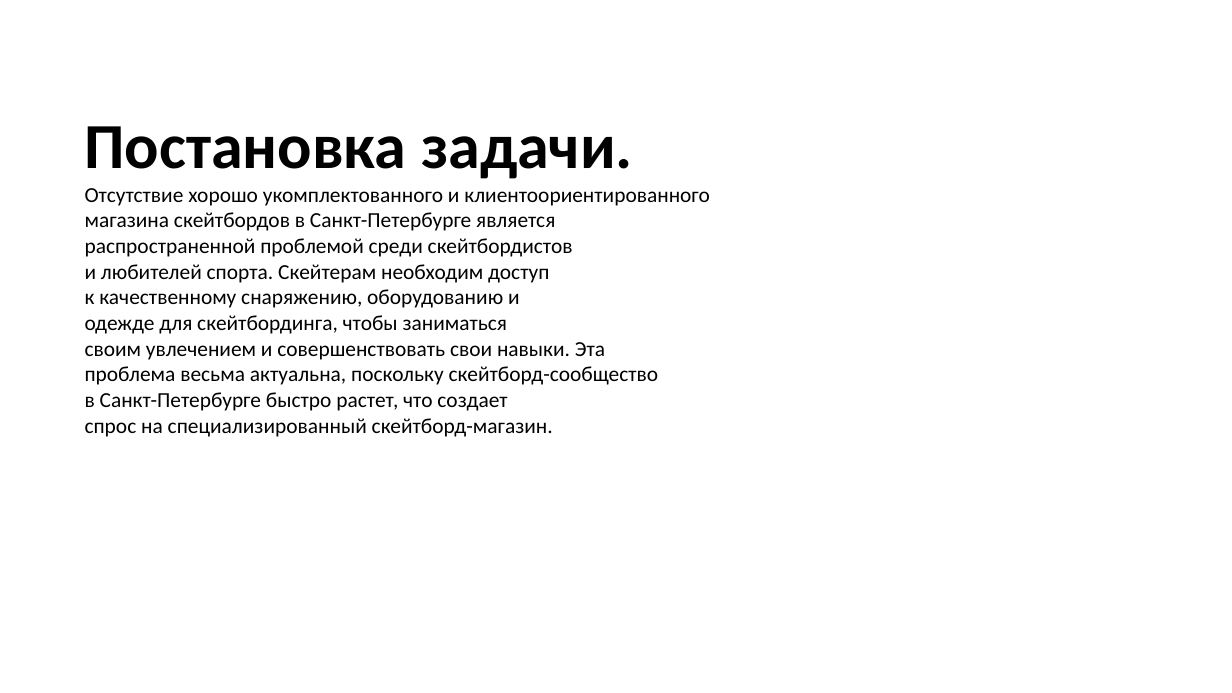
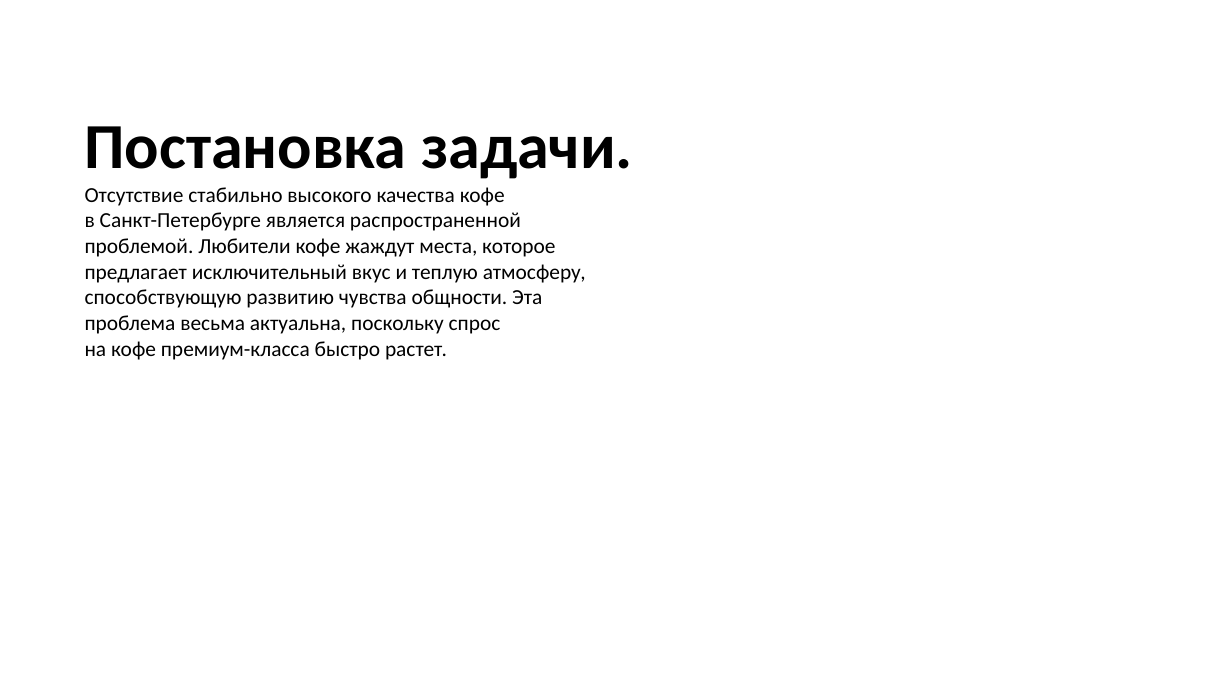
Before and after one commit to danila-zol/simpleslides, a slide deck: slide 2 of gen/test2.pptx (slide 1 before the commit). Drawn at 1232x693 pixels with LibreOffice and Linux fonts; fonts in the diff are those of the drawing. Boxes give left, top, right and bottom in pixels: in the first picture for what was removed or moved away, otherwise in the second. Text is boxed around its words. In the diff, an @@ line names an element or a change of style, - is before the commit and + after.

```diff
--- a/gen/test2.pptx
+++ b/gen/test2.pptx
@@ text at [85,187,586,360]: text changed @@
-Отсутствие хорошо укомплектованного и клиентоориентированного
-магазина скейтбордов в Санкт-Петербурге является
-распространенной проблемой среди скейтбордистов
-и любителей спорта. Скейтерам необходим доступ
-к качественному снаряжению, оборудованию и
-одежде для скейтбординга, чтобы заниматься
-своим увлечением и совершенствовать свои навыки. Эта
-проблема весьма актуальна, поскольку скейтборд-сообщество
-в Санкт-Петербурге быстро растет, что создает
-спрос на специализированный скейтборд-магазин.
+Отсутствие стабильно высокого качества кофе
+в Санкт-Петербурге является распространенной
+проблемой. Любители кофе жаждут места, которое
+предлагает исключительный вкус и теплую атмосферу,
+способствующую развитию чувства общности. Эта
+проблема весьма актуальна, поскольку спрос
+на кофе премиум-класса быстро растет.
```
Also in this commit, not shown: 8 other slides changed, 2 slides added, 1 slide removed, 3 other files.
